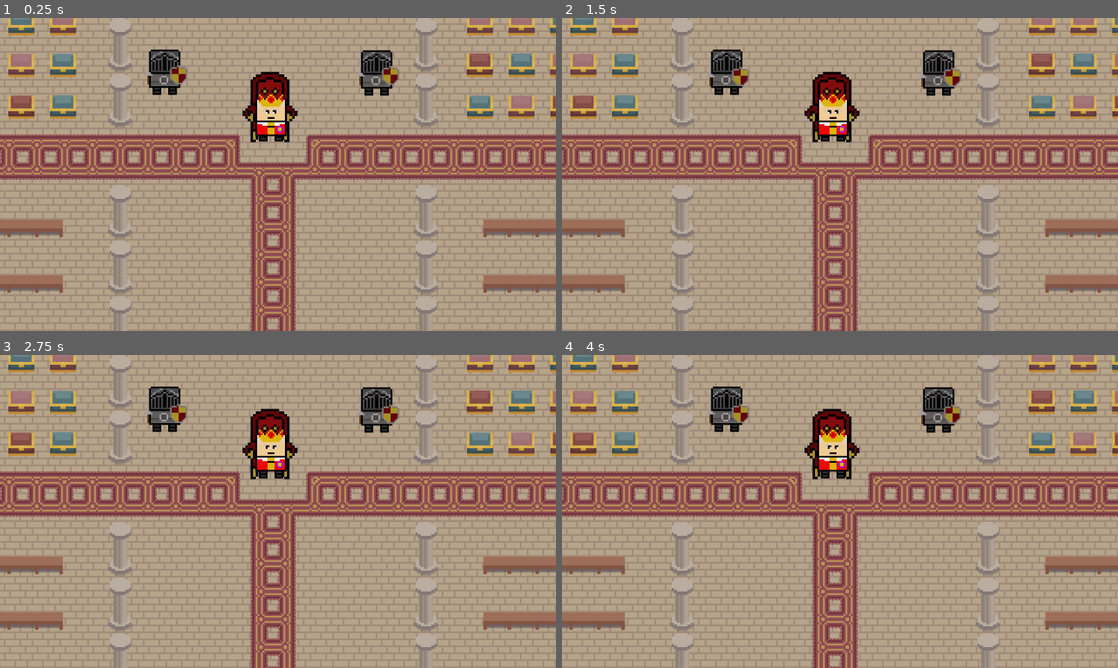
Above: before the commit, frames 1-4 (two rows, left to right).
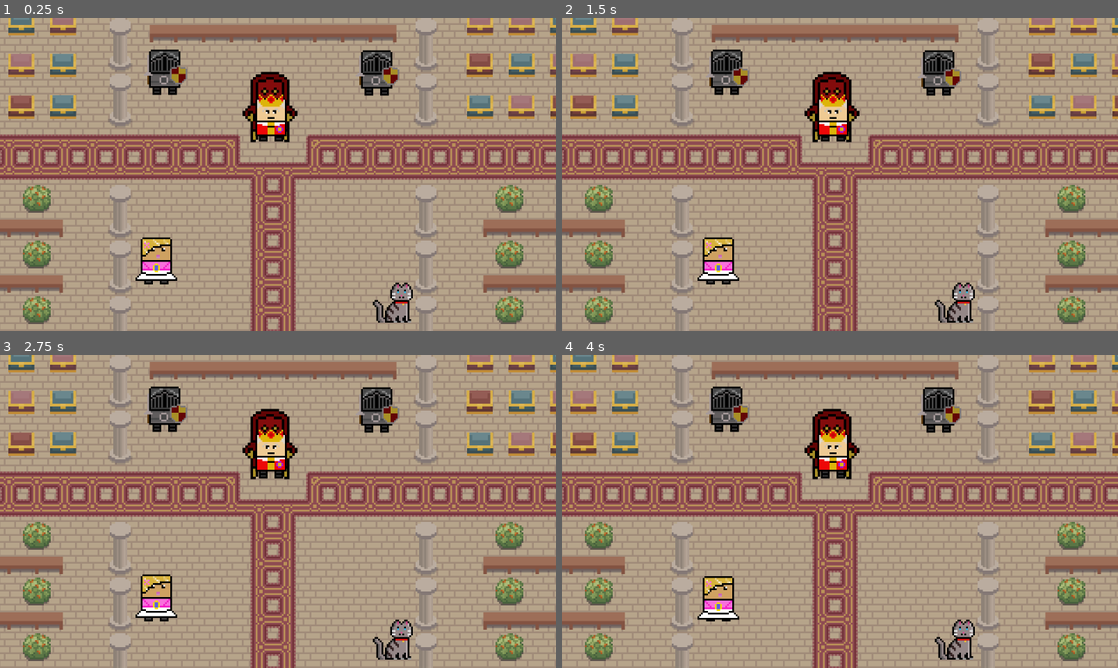
Above: after the commit, the same moments.

Repository: wanders00/WhispersInTheCourt
Game: Godot game, scene res://scenes/main.tscn
Two runs of this game, one before a commit and one after it. Both use one fixed random seed, a clock stepped at 60 frames per second and the inputs below.
Inputs:
- Up to frame 1 (0.25 s): no input
- Up to frame 2 (1.5 s): hold D (player_right) 0.53-1.28 s; hold S (player_down) from 1.28 s (still down)
- Up to frame 3 (2.75 s): release S (player_down) at 2.03 s; hold D (player_right) from 2.03 s (still down)
- Up to frame 4 (4 s): release D (player_right) at 2.78 s; hold W (player_up) 2.78-3.53 s; hold A (player_left) from 3.53 s (still down)

The runs differ from the first frame. In frame 1, 5.8% of the frame differs, in the area x 4-95%, y 2-98%; in frame 2, 5.8%; in frame 3, 5.8%; in frame 4, 5.8%.

Commit message:
Add princess idle

Diff:
--- /dev/null
+++ b/scenes/cat_body_2d.tscn
@@ -0,0 +1,15 @@
+[gd_scene load_steps=3 format=3 uid="uid://duseo4e4ks15d"]
+
+[ext_resource type="Texture2D" uid="uid://db6hgpo66e4u7" path="res://assets/Top_Down_Kingdom_Tileset/Character/kitty_sitting.png" id="1_x0rg0"]
+
+[sub_resource type="RectangleShape2D" id="RectangleShape2D_va2jw"]
+size = Vector2(25, 25)
+
+[node name="CatBody2D" type="CharacterBody2D"]
+
+[node name="Sprite2D" type="Sprite2D" parent="."]
+texture = ExtResource("1_x0rg0")
+
+[node name="CollisionShape2D" type="CollisionShape2D" parent="."]
+position = Vector2(-2.5, -0.5)
+shape = SubResource("RectangleShape2D_va2jw")
--- /dev/null
+++ b/scenes/princess_body_2d.gd
@@ -0,0 +1,9 @@
+extends CharacterBody2D
+
+@onready var sprite_2d = $AnimatedSprite2D
+
+func _ready():
+	sprite_2d.play("default")
+
+func _process(delta):
+	pass
--- /dev/null
+++ b/scenes/princess_body_2d.tscn
@@ -0,0 +1,30 @@
+[gd_scene load_steps=5 format=3 uid="uid://dl8t3jyl18ws5"]
+
+[ext_resource type="Texture2D" uid="uid://cosuv3n5irw25" path="res://assets/Top_Down_Kingdom_Tileset/Character/Princess0.png" id="1_do0mq"]
+[ext_resource type="Texture2D" uid="uid://cva4dy3jbq4nc" path="res://assets/Top_Down_Kingdom_Tileset/Character/Princess1.png" id="2_tcyt8"]
+
+[sub_resource type="SpriteFrames" id="SpriteFrames_hfn02"]
+animations = [{
+"frames": [{
+"duration": 1.0,
+"texture": ExtResource("1_do0mq")
+}, {
+"duration": 1.0,
+"texture": ExtResource("2_tcyt8")
+}],
+"loop": true,
+"name": &"default",
+"speed": 3.0
+}]
+
+[sub_resource type="RectangleShape2D" id="RectangleShape2D_4xux5"]
+size = Vector2(26, 29)
+
+[node name="PrincessBody2D" type="CharacterBody2D"]
+
+[node name="AnimatedSprite2D" type="AnimatedSprite2D" parent="."]
+sprite_frames = SubResource("SpriteFrames_hfn02")
+
+[node name="CollisionShape2D" type="CollisionShape2D" parent="."]
+position = Vector2(0, 0.5)
+shape = SubResource("RectangleShape2D_4xux5")
--- a/scenes/throne_room.tscn
+++ b/scenes/throne_room.tscn
@@ -1,12 +1,16 @@
-[gd_scene load_steps=15 format=3 uid="uid://8yh1hegq1mlj"]
+[gd_scene load_steps=20 format=3 uid="uid://8yh1hegq1mlj"]
 
 [ext_resource type="Texture2D" uid="uid://bp20ah8anobcb" path="res://assets/Top_Down_Kingdom_Tileset/Tilesets/Floor_1.png" id="1_bh466"]
 [ext_resource type="Script" path="res://scenes/throne_room.gd" id="1_iswne"]
 [ext_resource type="Texture2D" uid="uid://uqpapie2056o" path="res://assets/Top_Down_Kingdom_Tileset/Others/Decor.png" id="2_n6pmy"]
 [ext_resource type="Texture2D" uid="uid://88q8qtlxlw1i" path="res://assets/Top_Down_Kingdom_Tileset/Others/throne0.png" id="3_bkrgs"]
 [ext_resource type="PackedScene" uid="uid://b3i7ouqnjeysr" path="res://scenes/king_body_2d.tscn" id="4_yxh8w"]
+[ext_resource type="Texture2D" uid="uid://cyromiqrl0tq4" path="res://assets/Top_Down_Kingdom_Tileset/Others/Garden.png" id="5_46lyl"]
 [ext_resource type="Script" path="res://scenes/king_body_2d.gd" id="5_ie3uh"]
 [ext_resource type="PackedScene" uid="uid://bquqduv6w3jft" path="res://scenes/knight_body_2d.tscn" id="7_wf6lv"]
+[ext_resource type="PackedScene" uid="uid://dl8t3jyl18ws5" path="res://scenes/princess_body_2d.tscn" id="9_6a254"]
+[ext_resource type="Script" path="res://scenes/princess_body_2d.gd" id="10_cmf6j"]
+[ext_resource type="PackedScene" uid="uid://duseo4e4ks15d" path="res://scenes/cat_body_2d.tscn" id="11_8pjnd"]
 
 [sub_resource type="TileSetAtlasSource" id="TileSetAtlasSource_4t56k"]
 texture = ExtResource("1_bh466")
@@ -59,10 +63,18 @@
 0:1/0 = 0
 1:1/0 = 0
 
+[sub_resource type="TileSetAtlasSource" id="TileSetAtlasSource_b2j68"]
+texture = ExtResource("5_46lyl")
+0:0/0 = 0
+1:0/0 = 0
+0:1/0 = 0
+1:1/0 = 0
+
 [sub_resource type="TileSet" id="TileSet_towtt"]
 sources/0 = SubResource("TileSetAtlasSource_4t56k")
 sources/1 = SubResource("TileSetAtlasSource_66g7t")
 sources/2 = SubResource("TileSetAtlasSource_a0xsa")
+sources/4 = SubResource("TileSetAtlasSource_b2j68")
 
 [sub_resource type="TileSetAtlasSource" id="TileSetAtlasSource_londj"]
 texture = ExtResource("3_bkrgs")
@@ -114,7 +126,7 @@
 layer_1/tile_data = PackedInt32Array(327679, 196608, 1, 262144, 327680, 1, 262143, 196608, 1, 196607, 196608, 1, 131071 …(904 unchanged characters)…
 layer_2/name = "decore"
 layer_2/z_index = 2
-layer_2/tile_data = PackedInt32Array(327685, 196609, 2, 1966 …(768 unchanged characters)…  1, 262133, 196609, 1, 131061, 196609, 1)
+layer_2/tile_data = PackedInt32Array(327685, 196609, 2, 1966 …(768 unchanged characters)…  1, 262133, 196609, 1, 131061, 196609, 1, 65527, 65540, 0, 196599, 65540, 0, 327671, 65540, 0, 8, 65540, 0, 262152, 65540, 0, 131080, 65540, 0, -327682, 196609, 1, -327681, 196609, 1, -393216, 196609, 1, -393215, 196609, 1, -393214, 196609, 1, -393213, 196609, 1, -393212, 262145, 1, -327684, 196609, 1, -327683, 196609, 1, -327685, 131073, 1)
 
 [node name="KingBody2D" parent="." instance=ExtResource("4_yxh8w")]
 texture_filter = 1
@@ -134,3 +146,12 @@
 
 [node name="KnightBody2D2" parent="." instance=ExtResource("7_wf6lv")]
 position = Vector2(294.6, 270.2)
+
+[node name="PrincessBody2D" parent="." instance=ExtResource("9_6a254")]
+texture_filter = 1
+position = Vector2(341.8, 449.2)
+script = ExtResource("10_cmf6j")
+
+[node name="CatBody2D" parent="." instance=ExtResource("11_8pjnd")]
+texture_filter = 1
+position = Vector2(480.4, 474.2)
Binary file added: assets/Top_Down_Kingdom_Tileset/Character/Princess0.png
Not shown, added: assets/Top_Down_Kingdom_Tileset/Character/Princess0.png.import
Binary file added: assets/Top_Down_Kingdom_Tileset/Character/Princess1.png
Not shown, added: assets/Top_Down_Kingdom_Tileset/Character/Princess1.png.import
Binary file added: assets/Top_Down_Kingdom_Tileset/Character/kitty_sitting.png
Not shown, added: assets/Top_Down_Kingdom_Tileset/Character/kitty_sitting.png.import
